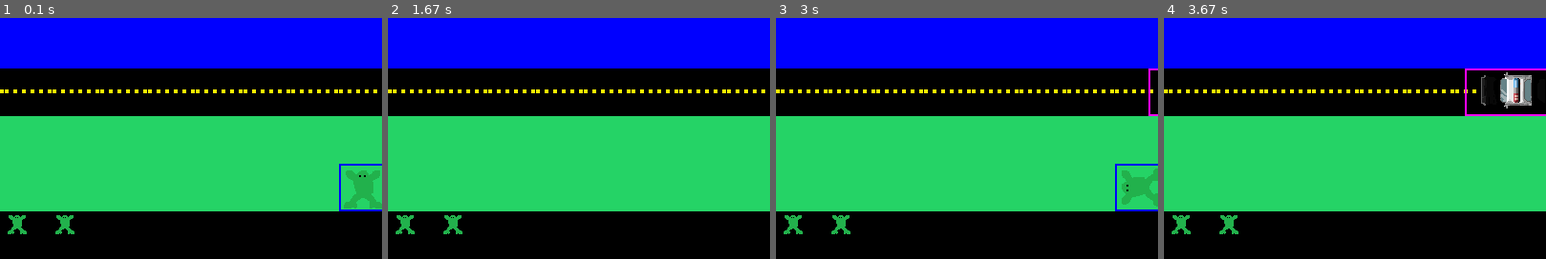
Above: before the commit, frames 1-4 (left to right).
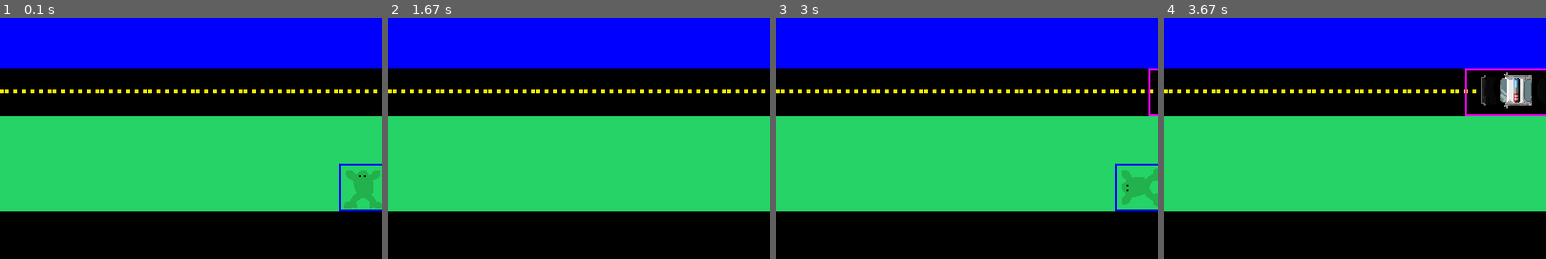
Above: after the commit, the same moments.

Repository: Love-Fromage/frogger_pygame
Game: pygame game, started from frogger.py
Two runs of this game, one before a commit and one after it. Both use one fixed random seed, a clock stepped at 60 frames per second and the inputs below.
Inputs:
- Up to frame 1 (0.1 s): no input
- Up to frame 2 (1.67 s): hold Right 0.33-0.8 s; hold Up 0.83-1.13 s; hold Right 1.17-1.63 s
- Up to frame 3 (3 s): hold Left 1.67-2.2 s; hold Down 2.23-2.53 s; hold Left 2.57-2.97 s
- Up to frame 4 (3.67 s): hold Up 3-3.37 s; hold Right from 3.4 s (still down)
The pictures show only the part of the screen within x 6-56%, y 50-100%; the shares and areas given below are measured in that part.

The runs differ from the first frame. In frame 1, 0.5% of the frame differs, in the area x 2-20%, y 81-90%; in frame 2, 0.5%; in frame 3, 0.5%; in frame 4, 0.5%.

Commit message:
you can lose!

Diff:
--- a/Car.py
+++ b/Car.py
@@ -8,6 +8,7 @@
         self.direction = direction;
         self.original_image = image;
         self.image = image;
+        self.game_over = False;
         # self.rect = self.image.get_rect();
         self.rect = pygame.Rect(x,y, self.image.get_rect().width, 50);
         self.image = pygame.transform.rotate(self.original_image, 90);
@@ -17,14 +18,15 @@
         return self.grid_x * 50, (self.grid_y *50)-50/2 # ASSUME GRID_SIZE is 50 pixels
 
     def move(self):
-        if self.pixel_x+ self.rect.width >0 :
-            if self.direction == "left":
-                self.grid_x -= 0.15;
-        else:
-            self.grid_x = 16;
-        self.pixel_x, self.pixel_y = self.get_pixel_position();
+        if not self.game_over:
+            if self.pixel_x+ self.rect.width >0 :
+                if self.direction == "left":
+                    self.grid_x -= 0.15;
+            else:
+                self.grid_x = 16;
+            self.pixel_x, self.pixel_y = self.get_pixel_position();
 
-        self.rect.topleft = (self.pixel_x, self.pixel_y+25);
+            self.rect.topleft = (self.pixel_x, self.pixel_y+25);
 
     def draw(self, screen):
         screen.blit(self.image, (self.pixel_x, self.pixel_y));
--- a/Frog.py
+++ b/Frog.py
@@ -9,7 +9,8 @@
         self.rect = self.image.get_rect();
         self.pixel_x, self.pixel_y = self.get_pixel_position();
         self.rect.topleft = (self.pixel_x, self.pixel_y);
-        self.life = 3;
+        self.life = 1;
+        self.game_over = False;
         self.invulnerable_timer = 0;
         self.invulnerable = False;
         self.alpha = 255;
@@ -20,29 +21,30 @@
 
     def lose_hp(self):
         self.start_invulnerability(40);
-        if self.life >= 0:
+        if self.life > 0:
             self.life -= 1;
 
     def start_invulnerability(self, duration):
         self.invulnerable = True;
         self.invulnerable_timer = duration;
     def move(self, direction):
-        if direction == "up" and self.grid_y > 0:
-            self.grid_y -= 1;
-            self.rotate("up");
-        elif direction == "down" and self.grid_y < 10:
-            self.grid_y +=1;
-            self.rotate("down");
-        elif direction == "left" and self.grid_x > 0:
-            self.grid_x -=1;
-            self.rotate("left");
-        elif direction == "right" and self.grid_x < 15:
-            self.grid_x +=1;
-            self.rotate("right");
+        if not self.game_over:
+            if direction == "up" and self.grid_y > 0:
+                self.grid_y -= 1;
+                self.rotate("up");
+            elif direction == "down" and self.grid_y < 10:
+                self.grid_y +=1;
+                self.rotate("down");
+            elif direction == "left" and self.grid_x > 0:
+                self.grid_x -=1;
+                self.rotate("left");
+            elif direction == "right" and self.grid_x < 15:
+                self.grid_x +=1;
+                self.rotate("right");
 
-        # Update pixel position after moving
-        self.pixel_x, self.pixel_y = self.get_pixel_position();
-        self.rect.topleft = (self.pixel_x, self.pixel_y);
+            # Update pixel position after moving
+            self.pixel_x, self.pixel_y = self.get_pixel_position();
+            self.rect.topleft = (self.pixel_x, self.pixel_y);
 
     def rotate(self, direction):
         if(direction == "left"):
--- a/frogger.py
+++ b/frogger.py
@@ -18,12 +18,13 @@
 CLOCK = pygame.time.Clock();
 FPS=14;
 
+
 screen = pygame.display.set_mode((SCREEN_WIDTH, SCREEN_HEIGHT))
 pygame.display.set_caption("Frogger in Python");
 
 # Sounds goes here!
 pygame.mixer.init();
-looping_sound = pygame.mixer.Sound("./assets/sounds/Is or Aint V1.wav");
+looping_sound = pygame.mixer.Sound("./assets/sounds/Grind.mp3");
 looping_sound.play(loops=-1);
 looping_sound.set_volume(0.1);
 ouch_sound = pygame.mixer.Sound("./assets/sounds/Low Thud.mp3");
@@ -125,16 +126,32 @@
     pygame.display.flip(); # Update the display
 
 
+is_game_over = False;
+def game_over():
+        global is_game_over
+        is_game_over = True;
+        car.game_over = True;
+        frogger.game_over = True;
+        looping_sound.stop();
+        print("cest fini")
+        return
 
 # Game loop
 game_is_running = True;
 while game_is_running:
+    if frogger.life == 0 and not is_game_over:
+        game_over();
+
+
+
+
     handle_key_events(frogger);
 
-    if frogger.rect.colliderect(car.rect) and not frogger.invulnerable:
-        ouch_sound.play();
+    if not is_game_over:
+        if frogger.rect.colliderect(car.rect) and not frogger.invulnerable:
+            ouch_sound.play();
 
-    frogger.check_collision(car.rect);
+        frogger.check_collision(car.rect);
 
 
     if frogger.invulnerable:
@@ -145,7 +162,7 @@
         else:
             frogger.alpha += frogger.alpha_change_direction;
             if frogger.alpha <= 50 or frogger.alpha >=255:
-                    frogger.alpha_change_direction *= -1;
+                frogger.alpha_change_direction *= -1;
     car.move();
     draw_game(frogger, car);
     # Cap the frame rate
Not shown, added: assets/sounds/Grind.mp3
